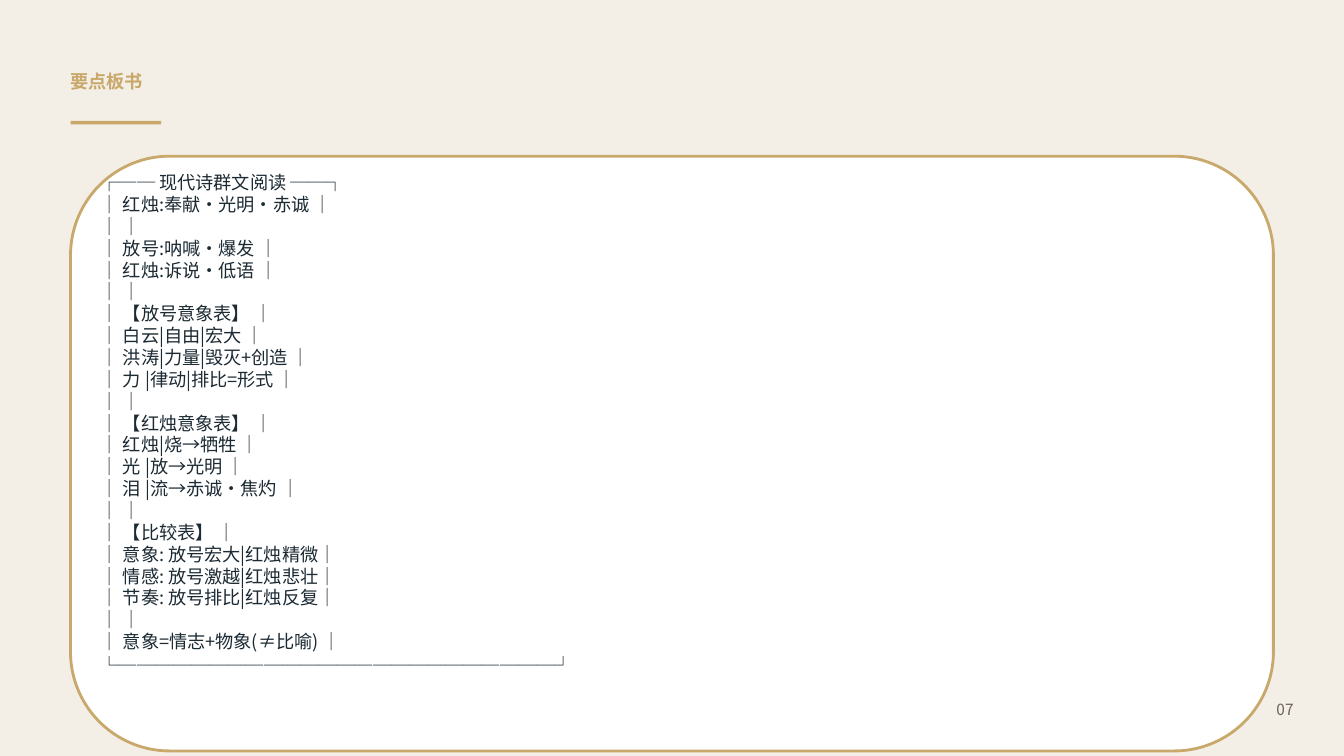
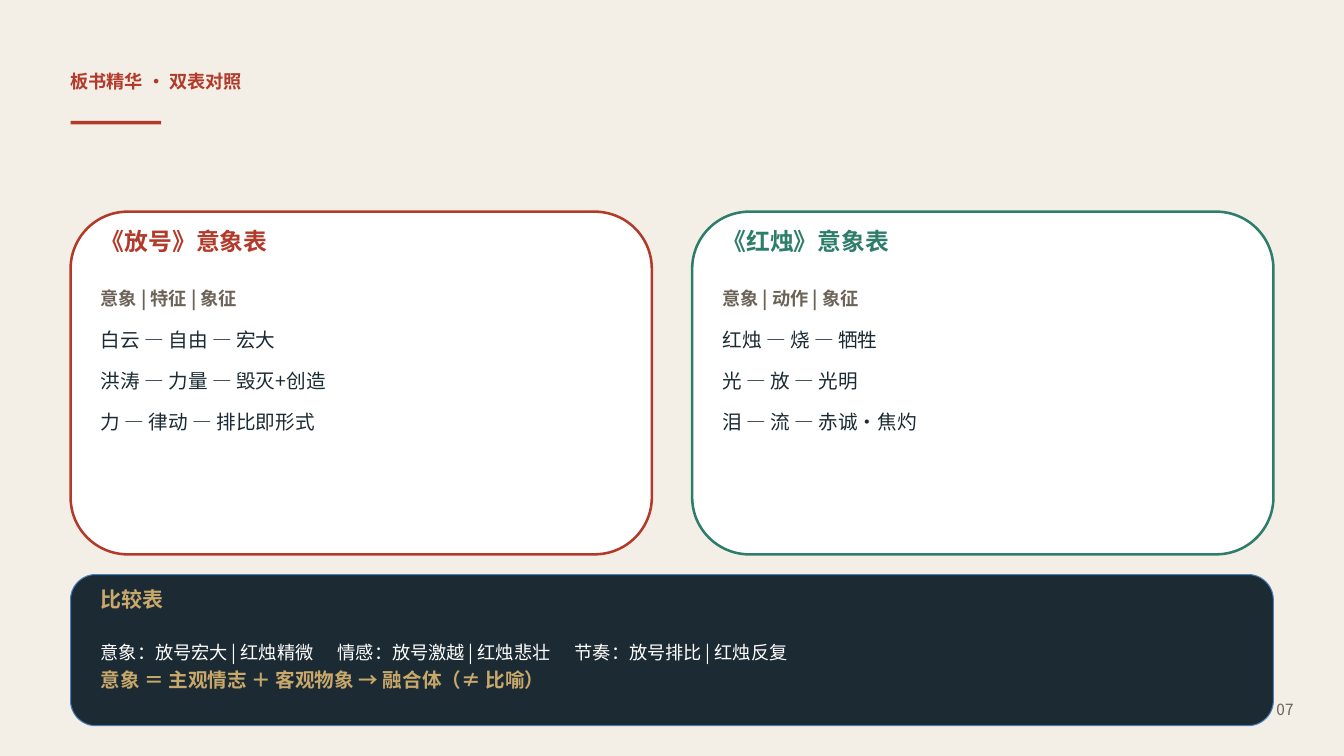
Before and after one commit to katarakinkim-arch/english-lesson-miniprogram, a slide deck: slide 7 of preview_v7/cn/l-cn-bs-u1-3.pptx. Drawn at 1344x756 pixels with LibreOffice and Linux fonts; fonts in the diff are those of the drawing. Boxes give left, top, right and bottom in pixels: in the first picture for what was removed or moved away, otherwise in the second. Text is boxed around its words. In the diff, an @@ line names an element or a change of style, - is before the commit and + after.

```diff
--- a/preview_v7/cn/l-cn-bs-u1-3.pptx
+++ b/preview_v7/cn/l-cn-bs-u1-3.pptx
@@ text at <box>71,72,242,90</box>: text changed; text colour #C8A86B to #B23A2A @@
-要点板书
+板书精华 · 双表对照
@@ rectangle at <box>71,121,161,124</box>: fill #C8A86B to #B23A2A @@
@@ rounded rectangle removed at <box>71,156,1273,751</box> @@
@@ text removed at <box>123,173,336,652</box> @@
-┌── 现代诗群文阅读 ──┐
-│ 红烛:奉献·光明·赤诚 │
-│ │
-│ 放号:呐喊·爆发 │
-│ 红烛:诉说·低语 │
-│ │
-│ 【放号意象表】 │
-│ 白云|自由|宏大 │
-│ 洪涛|力量|毁灭+创造 │
-│ 力 |律动|排比=形式 │
-│ │
-│ 【红烛意象表】 │
-│ 红烛|烧→牺牲 │
-│ 光 |放→光明 │
-│ 泪 |流→赤诚·焦灼 │
-│ │
-│ 【比较表】 │
-│ 意象: 放号宏大|红烛精微│
-│ 情感: 放号激越|红烛悲壮│
-│ 节奏: 放号排比|红烛反复│
-│ │
-│ 意象=情志+物象(≠比喻) │
-└────────────────────────┘
@@ rounded rectangle added at <box>71,212,652,555</box>, fill #FFFFFF, outline #B23A2A 1.8 pt @@
@@ text added at <box>101,229,268,252</box>, 17 pt, text #B23A2A, bold @@
+《放号》意象表
@@ rounded rectangle added at <box>693,212,1274,555</box>, fill #FFFFFF, outline #2E7D6B 1.8 pt @@
@@ text added at <box>722,229,889,252</box>, 17 pt, text #2E7D6B, bold @@
+《红烛》意象表
@@ text added at <box>101,289,325,431</box>, 14 pt, text #1C2A33 @@
+意象 | 特征 | 象征
+白云 — 自由 — 宏大
+洪涛 — 力量 — 毁灭+创造
+力 — 律动 — 排比即形式
@@ text added at <box>722,289,917,431</box>, 14 pt, text #1C2A33 @@
+意象 | 动作 | 象征
+红烛 — 烧 — 牺牲
+光 — 放 — 光明
+泪 — 流 — 赤诚·焦灼
@@ rounded rectangle added at <box>71,575,1273,726</box>, fill #1C2A33, outline #4B7EBC 0.75 pt @@
@@ text added at <box>101,589,164,609</box>, 15 pt, text #C8A86B, bold @@
+比较表
@@ text added at <box>101,643,788,689</box>, 13 pt, text #FFFFFF @@
+意象：放号宏大 | 红烛精微 情感：放号激越 | 红烛悲壮 节奏：放号排比 | 红烛反复
+意象 ＝ 主观情志 ＋ 客观物象 → 融合体（≠ 比喻）
```
Also in this commit, not shown: 5 other slides changed, 3 slides added, 3 slides removed, 9 other files.
